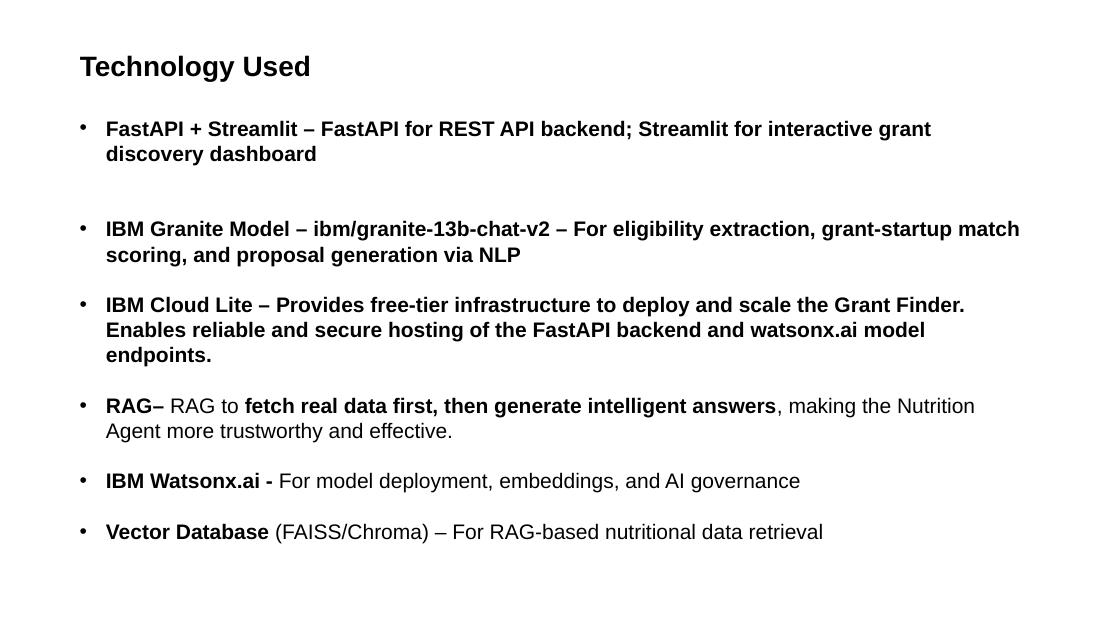
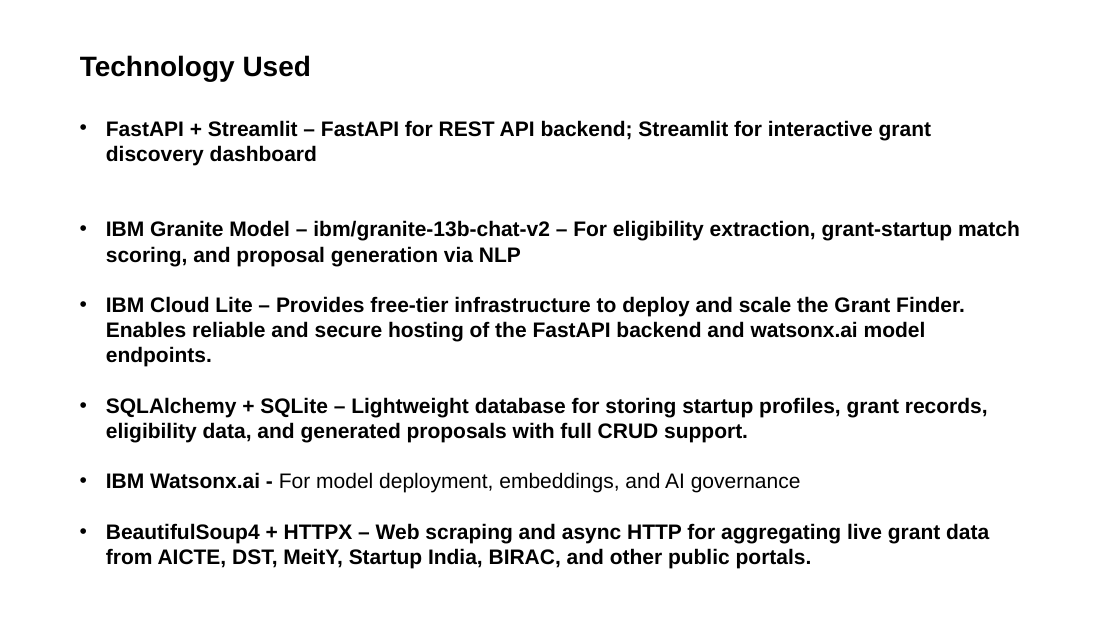
Before and after one commit to kondasharanya/AICTE-PROJECT, a slide deck: slide 5 of AICTE_Grant_Finder_Presentation.pptx. Drawn at 1120x630 pixels with LibreOffice and Linux fonts; fonts in the diff are those of the drawing. Boxes give left, top, right and bottom in pixels: in the first picture for what was removed or moved away, otherwise in the second. Text is boxed around its words. In the diff, an @@ line names an element or a change of style, - is before the commit and + after.

Commit message:
Update presentation: replace all Nutrition Agent content with AICTE Grant Finder project content

```diff
--- a/AICTE_Grant_Finder_Presentation.pptx
+++ b/AICTE_Grant_Finder_Presentation.pptx
@@ text at (x1=106, y1=397, x2=988, y2=442): text changed; bold on @@
-• RAG– RAG to fetch real data first, then generate intelligent answers, making the Nutrition Agent more trustworthy and effective.
+• SQLAlchemy + SQLite – Lightweight database for storing startup profiles, grant records, eligibility data, and generated proposals with full CRUD support.
@@ text at (x1=106, y1=523, x2=989, y2=568): text changed; bold on @@
-• Vector Database (FAISS/Chroma) – For RAG-based nutritional data retrieval
+• BeautifulSoup4 + HTTPX – Web scraping and async HTTP for aggregating live grant data from AICTE, DST, MeitY, Startup India, BIRAC, and other public portals.
```
Also in this commit, not shown: 2 other slides changed.
